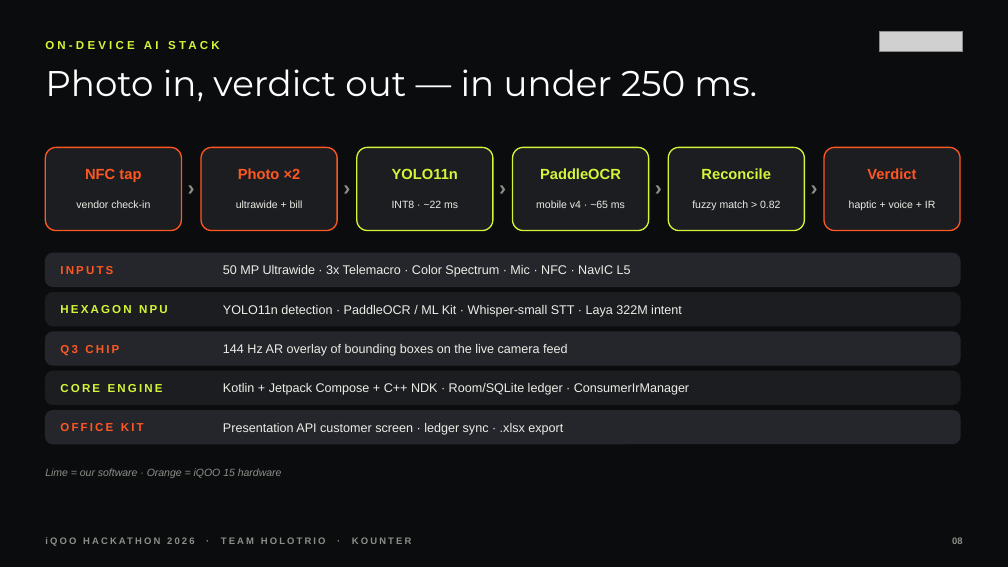
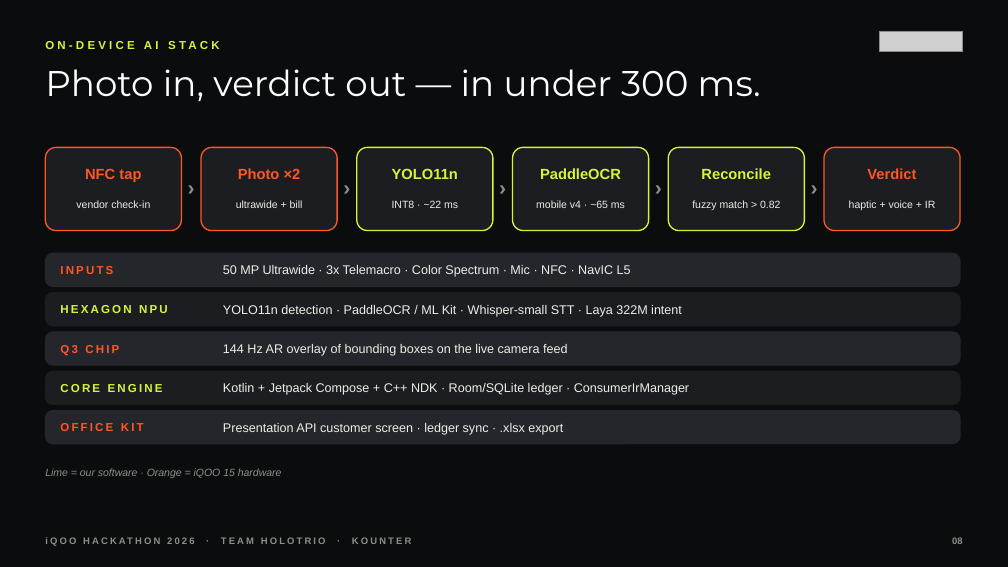
Before and after one commit to SanTiwari07/KiranaRakshak, a slide deck: slide 8 of docs/05_presentation/Kounter_iQOO_Hackathon_2026.pptx. Drawn at 1008x567 pixels with LibreOffice and Linux fonts; fonts in the diff are those of the drawing; grey boxes stand for pictures. Boxes give left, top, right and bottom in pixels: in the first picture for what was removed or moved away, otherwise in the second. Text is boxed around its words. In the diff, an @@ line names an element or a change of style, - is before the commit and + after.

```diff
--- a/docs/05_presentation/Kounter_iQOO_Hackathon_2026.pptx
+++ b/docs/05_presentation/Kounter_iQOO_Hackathon_2026.pptx
@@ text at box(45, 69, 761, 102): text changed @@
-Photo in, verdict out — in under 250 ms.
+Photo in, verdict out — in under 300 ms.
```
Also in this commit, not shown: 3 other slides changed, 17 other files.
